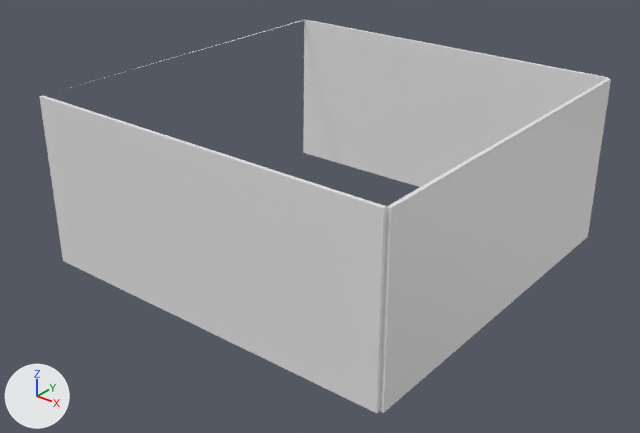
The Blender file Desi Y Ofelia/Assets/lvl0wall.blend, before and after one commit.
One viewpoint serves both versions: a camera (50 mm lens) standing at (50.0, -61.5, 41.1) and looking at (2.7, -2.3, 4.4). The lights are fixed; the arrows at lower left show +X, +Y and +Z.

Objects in the first picture: 'Walls Inner'.
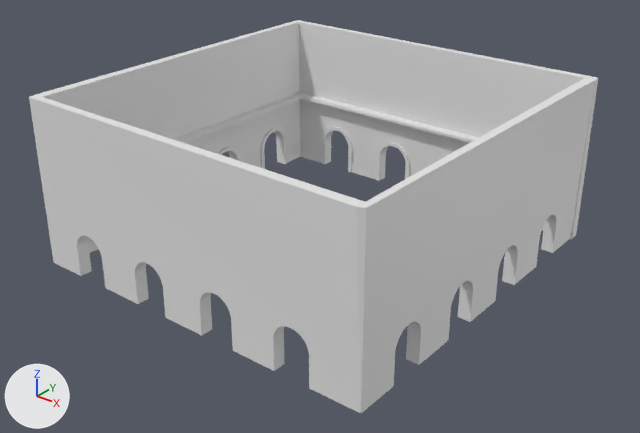
Boxes (x1, y1, x2, y2) around the edits, measured in the pictures (640 x 433 px):
'Walls Inner', reshaped, moved, turned: before (39, 19, 611, 413); after (29, 20, 598, 413)
'Arch Lining', added: after (77, 127, 557, 371)
'Balcony Lining', added: after (174, 92, 479, 143)
'Wall Lining', added: after (88, 147, 573, 350)

The change, as a list of edits to the scene's bpy script:
```text
Change me_plane_016:
    used by ob_walls_inner; location = (20.82, 0.0, 18.07); rotation_euler = (0.0, 1.571, 0.0), in degrees (0, 90, 0); scale = (18.0, 18.0, 10.0)
    remove me_plane_016.from_pydata(...)  # 42 vertices, 31 faces, 11 loose edges; spans x 0.08..1.0, y -1.02..1.02, z -3.72..0.04
    add me_plane_016.from_pydata(...)  # 486 vertices, 40 faces; spans x 0.3..1.22, y -0.97..1.1, z -3.72..0.0
    me_plane_016 part 1: the loose piece of 38 vertices spanning x 0.08..1.0, y -1.02..1.02, z -3.69..0.04 is rebuilt with 414 vertices and now spans x 0.3..1.22, y -0.97..1.1, z -3.72..0.0
Add me_plane_020:
    me_plane_020.from_pydata(...)  # 960 vertices, 400 faces; spans x 0.94..1.22, y -0.95..1.09, z -3.72..-0.02
Add me_plane_039:
    me_plane_039.from_pydata(...)  # 39 vertices, 24 faces, 4 loose edges; spans x 0.3..0.79, y -1.0..1.04, z -3.76..-0.08
Add me_plane_045:
    me_plane_045.from_pydata(...)  # 80 vertices, 20 faces; spans x 1.16..1.23, y -0.99..1.05, z -3.76..-0.08
Change ob_walls_inner:
    ob_walls_inner.location: (20.82, 0.0, 18.07) -> (0.44, -19.24, 21.93)
    ob_walls_inner.rotation_euler: (0.0, 1.571, 0.0) -> (-4.716, 1.571, 0.0)  # degrees (0, 90, 0) -> degrees (-270, 90, 0)
Add ob_arch_lining:
    ob_arch_lining = bpy.data.objects.new('Arch Lining', me_plane_020)
    ob_arch_lining.location = (2.76, 18.24, 21.93)
    ob_arch_lining.rotation_euler = (-1.575, 1.571, 0.0)  # degrees (-90, 90, 0)
    ob_arch_lining.scale = (18.0, 18.0, 10.0)
Add ob_balcony_lining:
    ob_balcony_lining = bpy.data.objects.new('Balcony Lining', me_plane_039)
    ob_balcony_lining.location = (-17.62, -0.2, 21.96)
    ob_balcony_lining.rotation_euler = (-3.142, 1.571, 0.0)  # degrees (-180, 90, 0)
    ob_balcony_lining.scale = (18.0, 18.0, 10.0)
Add ob_wall_lining:
    ob_wall_lining = bpy.data.objects.new('Wall Lining', me_plane_045)
    ob_wall_lining.location = (1.09, -19.72, 21.96)
    ob_wall_lining.rotation_euler = (-4.712, 1.571, 0.0)  # degrees (-270, 90, 0)
    ob_wall_lining.scale = (18.0, 18.0, 10.0)
```
